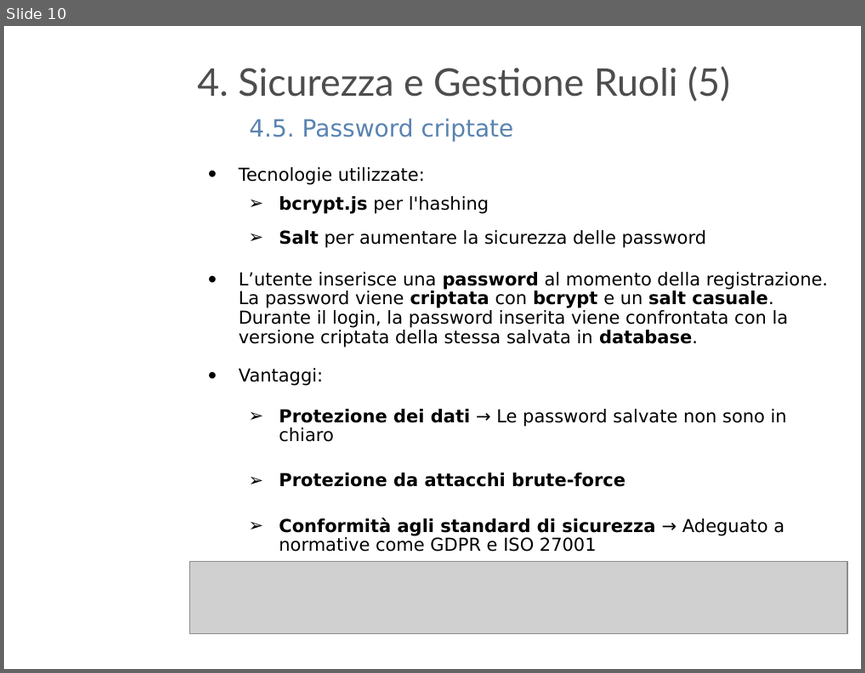
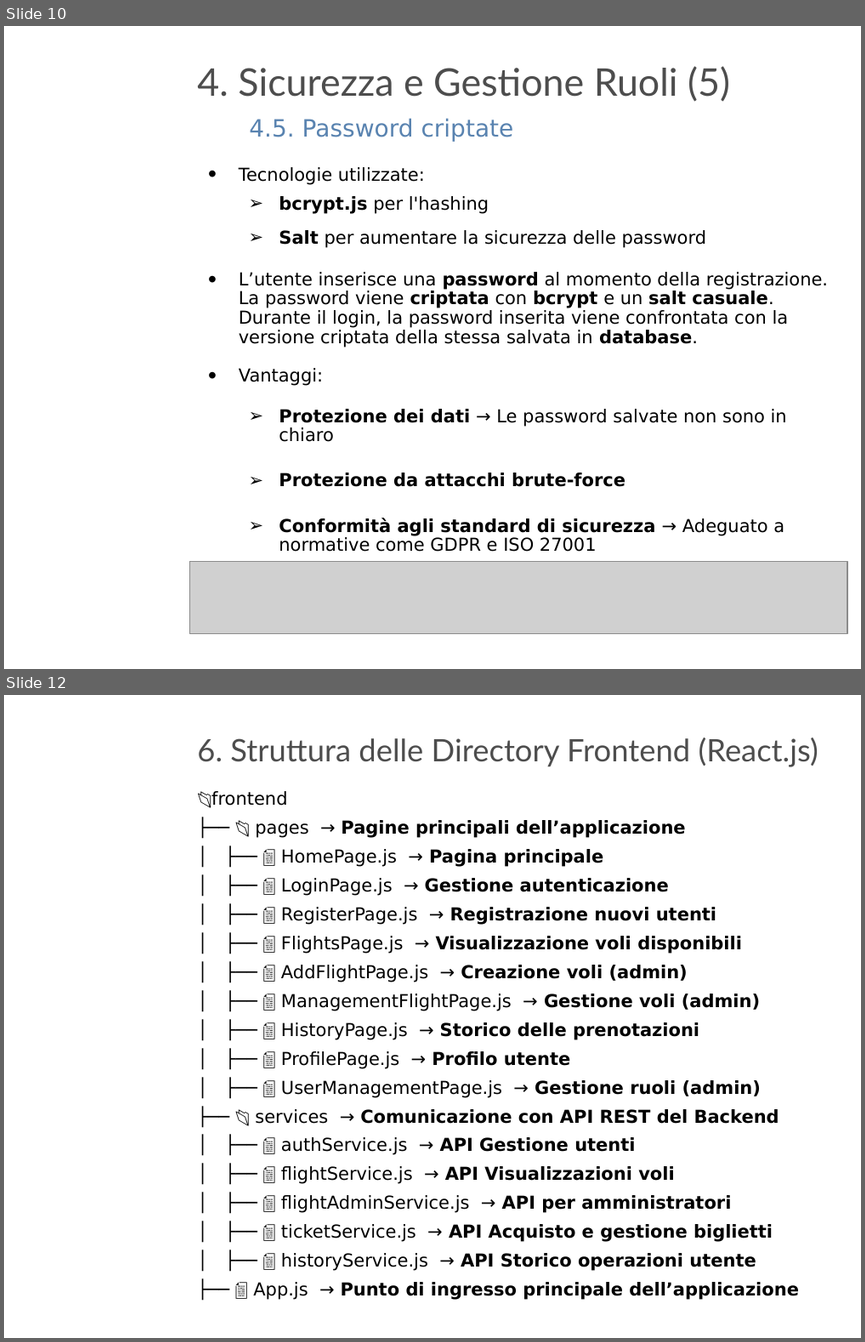
Before and after one commit to fortyguide/panico-stefano_CSproject_23-24, a slide deck: Air Connect - Presentazione.pptx. Shown one above the other, each under a label of ours: slide 10 before the commit, slides 10 and 12 after it; the slides between them are not shown. The pictures are 865x673 and 865x1342 pixels, drawn with LibreOffice and Linux fonts; fonts in the diff are those of the drawing; grey boxes stand for pictures; background and template pictures are left out. Boxes give left, top, right and bottom in pixels: in the first picture for what was removed or moved away, otherwise in the second. Text is boxed around its words. In the diff, an @@ line names an element or a change of style, - is before the commit and + after.

```diff
--- a/Air Connect - Presentazione.pptx
+++ b/Air Connect - Presentazione.pptx
@@ slide 12 added at (4,695,861,1338), background picture (left out) @@
@@ title added at (197,737,818,767), 26 pt, text #4D4D4D @@
+6. Struttura delle Directory Frontend (React.js)
@@ text added at (211,791,799,1299), 15 pt, text #000000, bold @@
+📂frontend
+├── 📂 pages → Pagine principali dell’applicazione
+│ ├── 📄 HomePage.js → Pagina principale
+│ ├── 📄 LoginPage.js → Gestione autenticazione
+│ ├── 📄 RegisterPage.js → Registrazione nuovi utenti
+│ ├── 📄 FlightsPage.js → Visualizzazione voli disponibili
+│ ├── 📄 AddFlightPage.js → Creazione voli (admin)
+│ ├── 📄 ManagementFlightPage.js → Gestione voli (admin)
+│ ├── 📄 HistoryPage.js → Storico delle prenotazioni
+│ ├── 📄 ProfilePage.js → Profilo utente
+│ ├── 📄 UserManagementPage.js → Gestione ruoli (admin)
+├── 📂 services → Comunicazione con API REST del Backend
+│ ├── 📄 authService.js → API Gestione utenti
+│ ├── 📄 flightService.js → API Visualizzazioni voli
+│ ├── 📄 flightAdminService.js → API per amministratori
+│ ├── 📄 ticketService.js → API Acquisto e gestione biglietti
+│ ├── 📄 historyService.js → API Storico operazioni utente
+├── 📄 App.js → Punto di ingresso principale dell’applicazione
```
Also in this commit, not shown: 2 slides changed, 1 other slide added.
